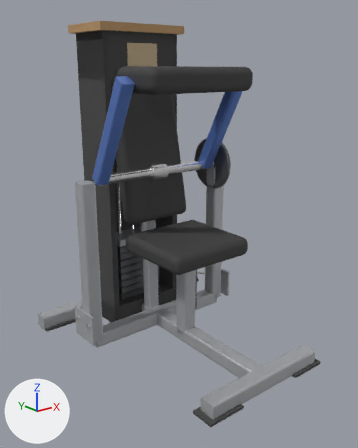
The glTF model catalogs/ludus/models/LD-B031/model.glb, before and after one commit.
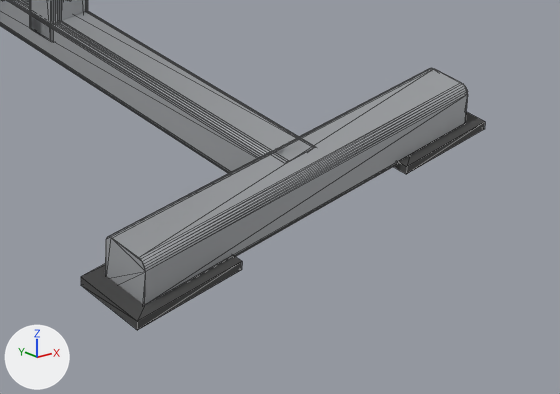
The first picture shows the older version from a camera (50 mm lens) standing at (-1.351, -1.66, 1.241) and looking at (-0.04, -0.02, 0.585). The close-ups show the older and then the newer version on the part from 47% to 96% of the width and 72% to 100% of the height of that picture. Only the edits that show in the close-ups are written down. Every picture has the same lights, and +X, +Y and +Z are marked at lower left. The close-ups show mesh edges as thin lines. Where no turn or scale is listed for an object, it has been applied to the vertices.

Objects in the first close-up: 'base_front', 'base_spine', 'foot.001', 'foot.003', 'seat_post'.
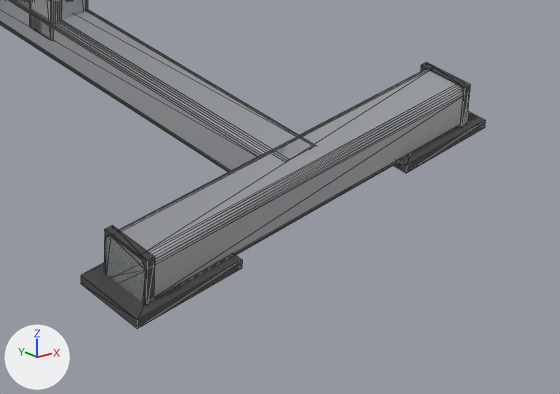
ob_equipment is not drawn itself; it is the parent of ob_base, ob_tower, ob_station.

Where the change shows, as pixel boxes [x1, y1, x2, y2] in the close-ups (560 x 394 px):
'base_front', moved: before [105, 68, 468, 305]; after [105, 70, 463, 303]
'base_spine', moved: before [0, 0, 311, 174]; after [0, 0, 311, 172]
'foot.001', moved: before [81, 255, 242, 330]; after [81, 254, 242, 329]
'end_cap.001', added: after [104, 226, 155, 304]
'foot.003', moved: before [394, 112, 485, 174]; after [393, 111, 485, 173]
'seat_post', moved: before [29, 0, 88, 41]; after [29, 0, 88, 40]
'end_cap.003', added: after [420, 62, 470, 125]

Patch to the scene script:
```diff
--- a/catalogs/ludus/models/LD-B031/model.glb.py
+++ b/catalogs/ludus/models/LD-B031/model.glb.py
@@ ob_equipment @@
 ob_equipment.parent = ob_ld_b031
-ob_equipment.location = (0.0, -0.0025, 0.0)
+ob_equipment.location = (0.0, -0.0025, 0.002)
@@ ob_end_cap_003 @@
+ob_end_cap_003 = bpy.data.objects.new('end_cap.003', me_mesh_1)
+ob_end_cap_003.parent = ob_base
+ob_end_cap_003.location = (0.294, -0.508, 0.035)
+ob_end_cap_003.scale = (0.012, 0.074, 0.074)
@@ ob_end_cap_001 @@
+ob_end_cap_001 = bpy.data.objects.new('end_cap.001', me_mesh_1)
+ob_end_cap_001.parent = ob_base
+ob_end_cap_001.location = (-0.294, -0.508, 0.035)
+ob_end_cap_001.scale = (0.012, 0.074, 0.074)
```
